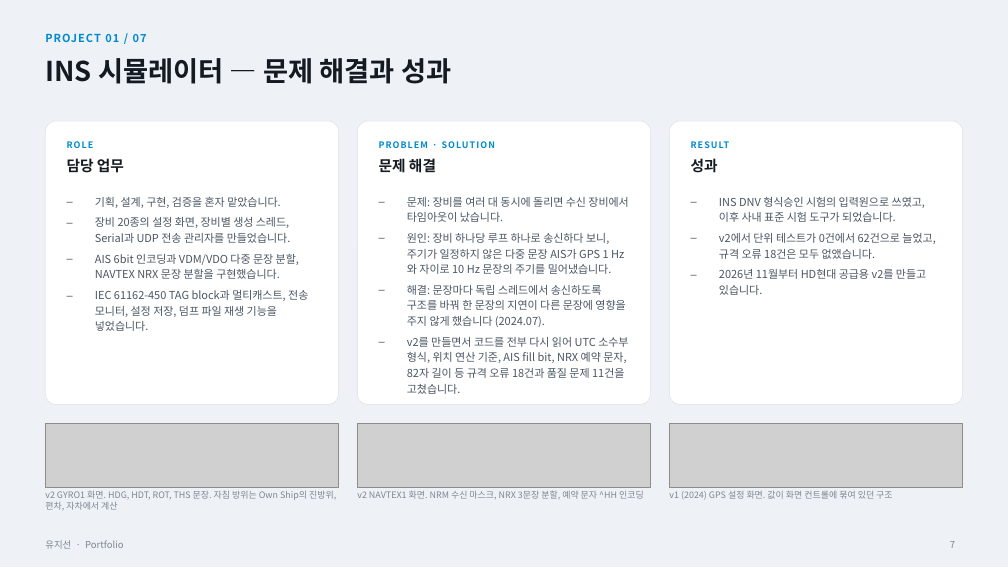
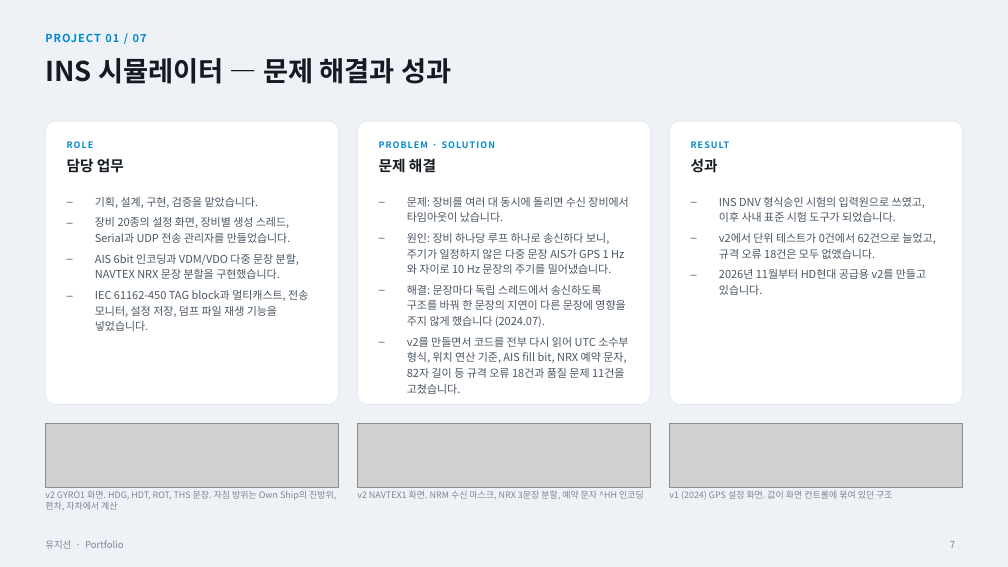
Before and after one commit to maintains00/portfolio, a slide deck: slide 7 of docs/포트폴리오_유지선.pptx. Drawn at 1008x567 pixels with LibreOffice and Linux fonts; fonts in the diff are those of the drawing; grey boxes stand for pictures. Boxes give left, top, right and bottom in pixels: in the first picture for what was removed or moved away, otherwise in the second. Text is boxed around its words. In the diff, an @@ line names an element or a change of style, - is before the commit and + after.

```diff
--- a/docs/포트폴리오_유지선.pptx
+++ b/docs/포트폴리오_유지선.pptx
@@ text at <box>95,197,258,208</box>: text changed @@
-– 기획, 설계, 구현, 검증을 혼자 맡았습니다.
+– 기획, 설계, 구현, 검증을 맡았습니다.
```
Also in this commit, not shown: 8 other slides changed, 3 other files.
